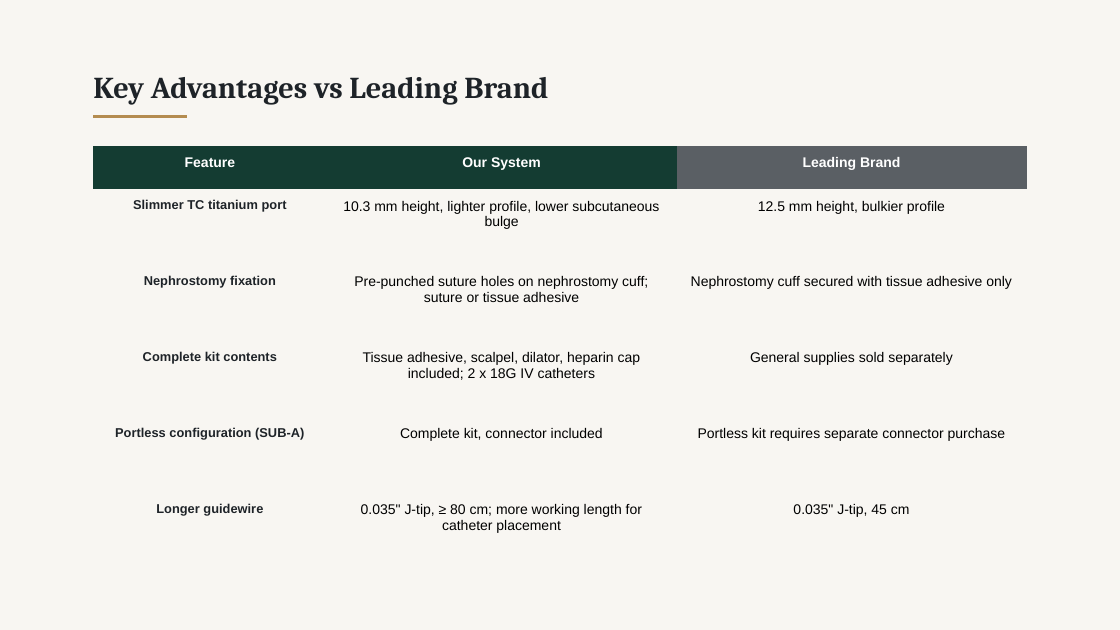
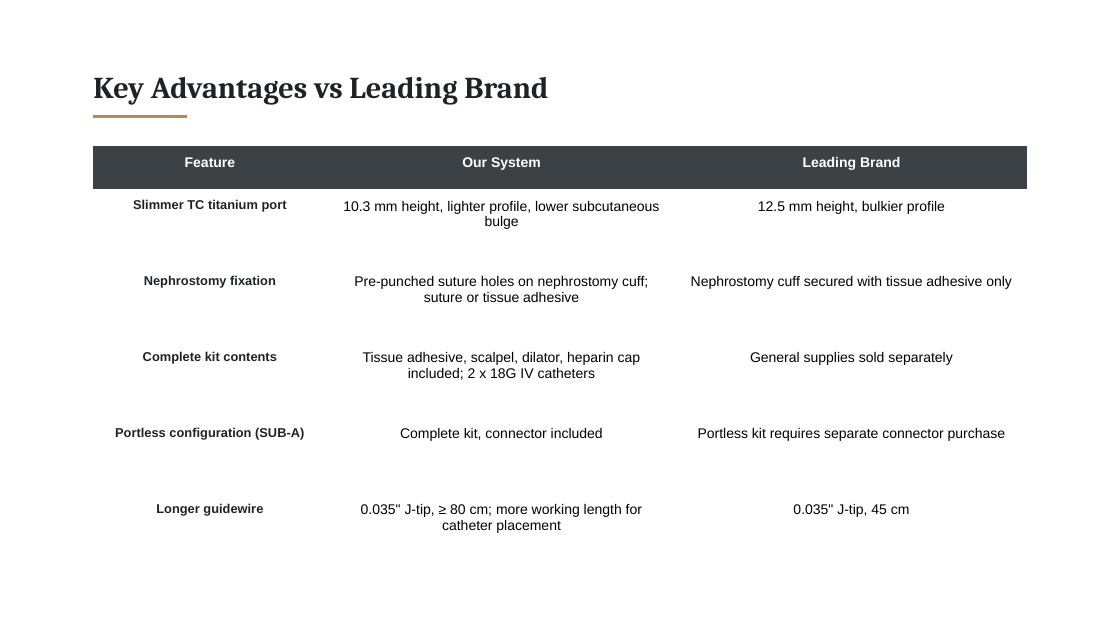
Before and after one commit to pikrosart-jpg/Material, a slide deck: slide 2 of Feline_SUB_System_Introduction_v72.pptx. Drawn at 1120x630 pixels with LibreOffice and Linux fonts; fonts in the diff are those of the drawing. Boxes give left, top, right and bottom in pixels: in the first picture for what was removed or moved away, otherwise in the second. Text is boxed around its words. In the diff, an @@ line names an element or a change of style, - is before the commit and + after.

```diff
--- a/Feline_SUB_System_Introduction_v72.pptx
+++ b/Feline_SUB_System_Introduction_v72.pptx
@@ background #F8F6F2 to #FFFFFF @@
@@ table at (93, 146, 1028, 566) @@
@@ fill #143C32 to #3C4146 in 2 cells @@
@@ fill #5A5F64 to #3C4146 in row 1, column 3 @@
```
Also in this commit, not shown: 8 other slides changed.
